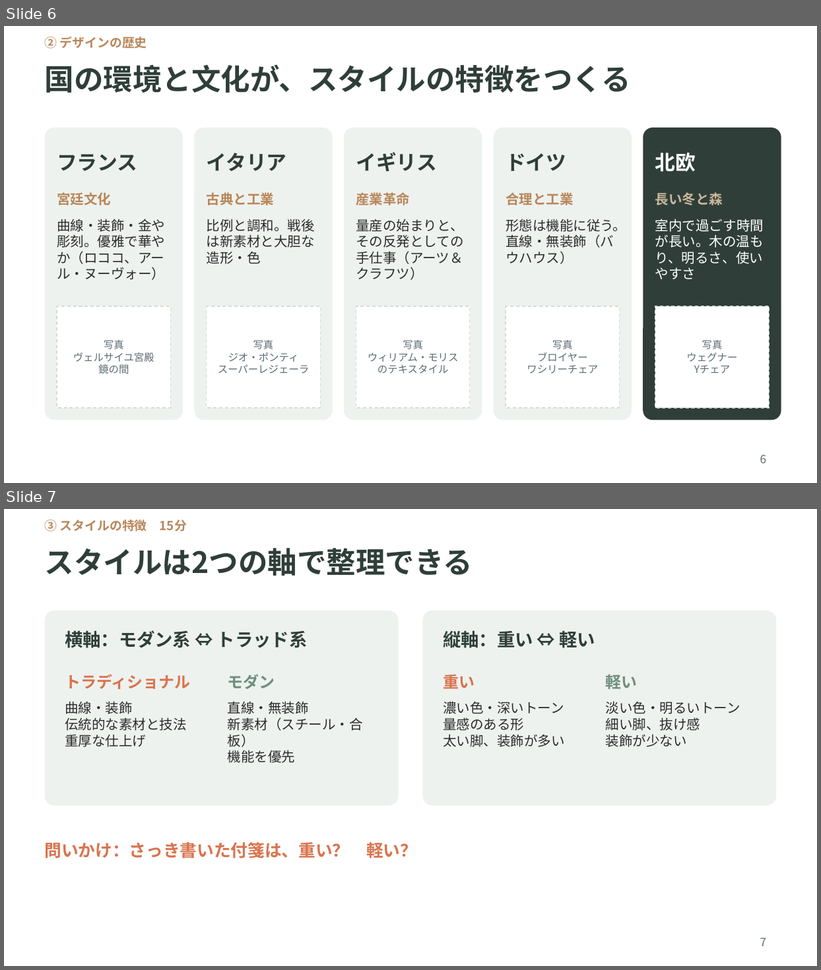
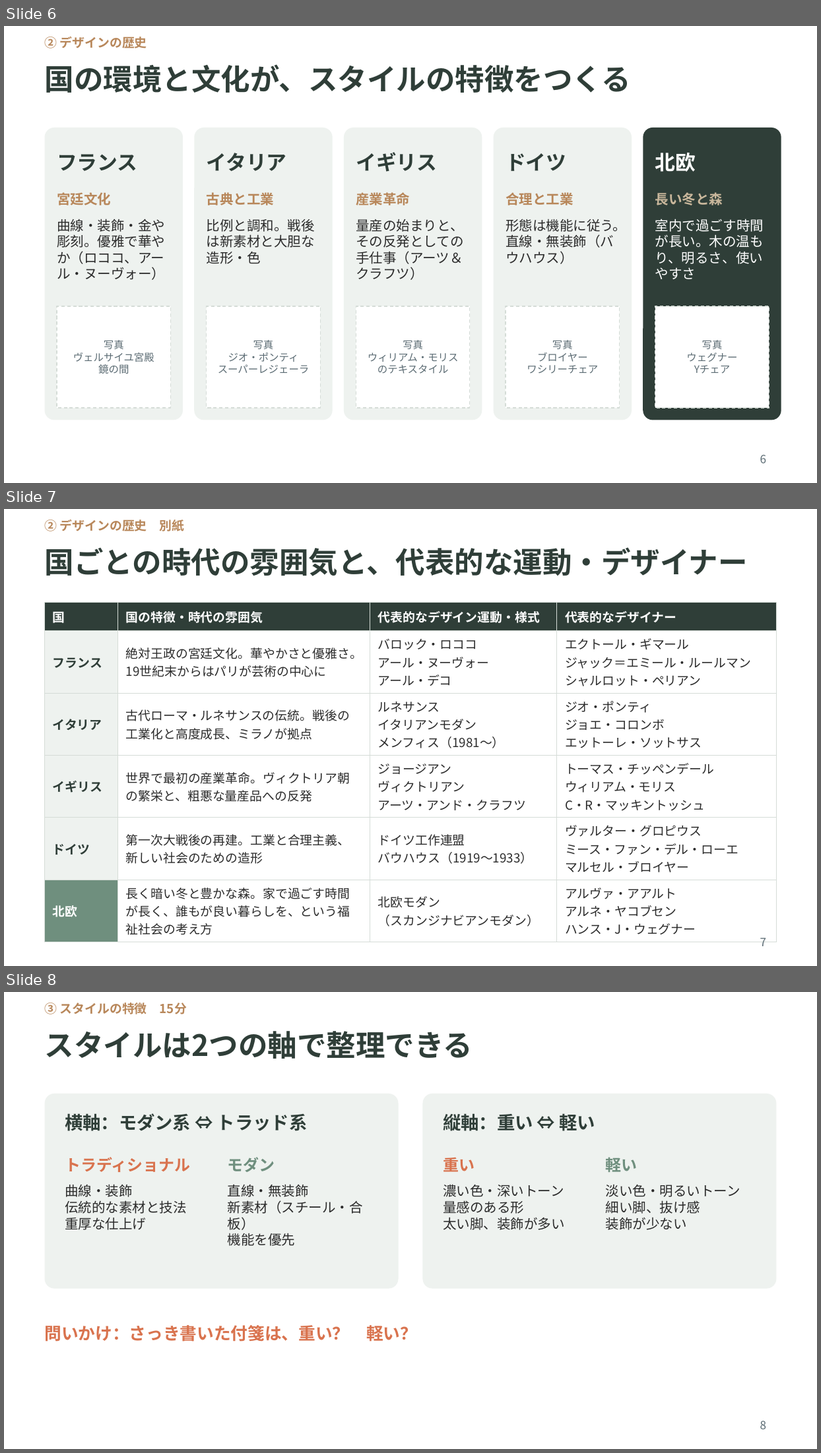
Before and after one commit to rietakenaho-creator/my-first-project_atinterior, a slide deck: workshop1_interior_style.pptx. Shown one above the other, each under a label of ours: slides 6 and 7 before the commit, slides 6, 7 and 8 after it. The pictures are 821x970 and 821x1453 pixels, drawn with LibreOffice and Linux fonts; fonts in the diff are those of the drawing. Boxes give left, top, right and bottom in pixels: in the first picture for what was removed or moved away, otherwise in the second. Text is boxed around its words. In the diff, an @@ line names an element or a change of style, - is before the commit and + after.

```diff
--- a/workshop1_interior_style.pptx
+++ b/workshop1_interior_style.pptx
@@ slide 7 added at [4, 509, 817, 966], background #FFFFFF @@
@@ text added at [45, 520, 185, 531], 11 pt, text #B8875A, bold @@
+② デザインの歴史 別紙
@@ title added at [45, 547, 748, 576], 26 pt, text #2F3E38, bold @@
+国ごとの時代の雰囲気と、代表的な運動・デザイナー
@@ table added at [45, 603, 776, 938], 6 rows, 4 columns @@
+国 | 国の特徴・時代の雰囲気 | 代表的なデザイン運動・様式 | 代表的なデザイナー
+フランス | 絶対王政の宮廷文化。華やかさと優雅さ。19世紀末からはパリが芸術の中心に | バロック・ロココ / アール・ヌーヴォー / アール・デコ | エクトール・ギマール / ジャック＝エミール・ルールマン / シャルロット・ペリアン
+イタリア | 古代ローマ・ルネサンスの伝統。戦後の工業化と高度成長、ミラノが拠点 | ルネサンス / イタリアンモダン / メンフィス（1981〜） | ジオ・ポンティ / ジョエ・コロンボ / エットーレ・ソットサス
+イギリス | 世界で最初の産業革命。ヴィクトリア朝の繁栄と、粗悪な量産品への反発 | ジョージアン / ヴィクトリアン / アーツ・アンド・クラフツ | トーマス・チッペンデール / ウィリアム・モリス / C・R・マッキントッシュ
+ドイツ | 第一次大戦後の再建。工業と合理主義、新しい社会のための造形 | ドイツ工作連盟 / バウハウス（1919〜1933） | ヴァルター・グロピウス / ミース・ファン・デル・ローエ / マルセル・ブロイヤー
+北欧 | 長く暗い冬と豊かな森。家で過ごす時間が長く、誰もが良い暮らしを、という福祉社会の考え方 | 北欧モダン / （スカンジナビアンモダン） | アルヴァ・アアルト / アルネ・ヤコブセン / ハンス・J・ウェグナー
@@ page number added at [760, 938, 767, 947], 10 pt, text #5B6B73 @@
+7
@@ what was slide 7 is now slide 8 @@
@@ page number at [760, 1421, 767, 1430]: text changed @@
-7
+8
```
